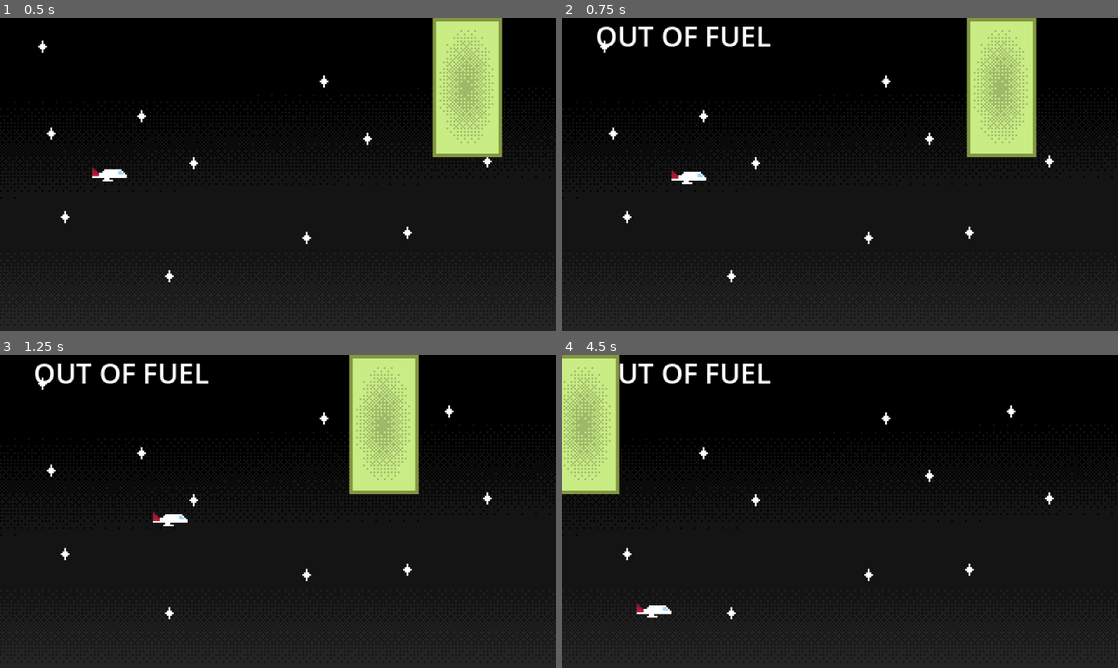
Above: before the commit, frames 1-4 (two rows, left to right).
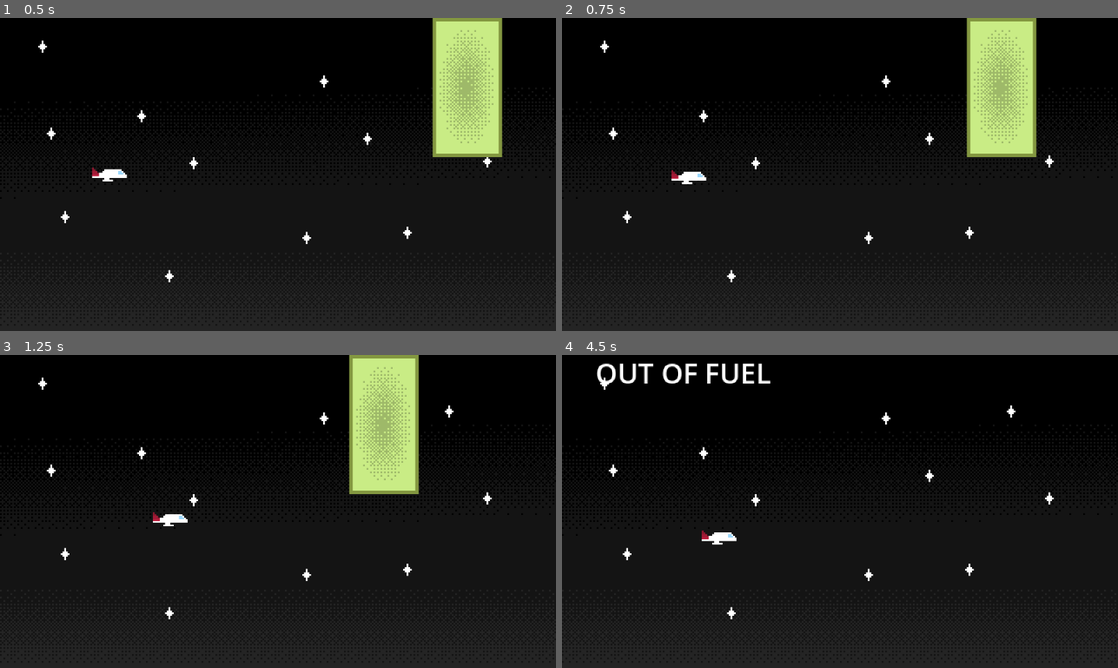
Above: after the commit, the same moments.

Repository: banishlight/cutieware-game
Game: Godot game, scene res://world.tscn
Same seed, same stepped clock (60 frames per second), same inputs: the game is played once before the commit and once after it.
Inputs:
- Up to frame 1 (0.5 s): no input
- Up to frame 2 (0.75 s): hold Right (ui_right) from 0.53 s (still down)
- Up to frame 3 (1.25 s): keep holding Right (ui_right)
- Up to frame 4 (4.5 s): release Right (ui_right) at 1.28 s; hold Down (ui_down) 1.28-2.03 s; hold Right (ui_right) 2.03-2.78 s; hold Up (ui_up) 2.78-3.53 s; hold Left (ui_left) from 3.53 s (still down)

Frame 1 is identical in both runs. In frame 2, 0.8% of the frame differs, in the area x 6-38%, y 2-10%; in frame 3, 0.8%; in frame 4, 5.0%, in the area x 0-32%, y 0-84%.

Commit message:
Add despawn area for obstacles

Diff:
--- a/ship.gd
+++ b/ship.gd
@@ -1,7 +1,7 @@
 extends CharacterBody2D
 
 var SPEED = 50
-var maxFuel = 5
+var maxFuel = 100
 var currentFuel = maxFuel
 
 ## On physics tick...
--- a/world.gd
+++ b/world.gd
@@ -8,12 +8,13 @@
 @onready var spawn_zone: ColorRect = $SpawnZone
 @onready var obstacleTimer: Timer = $ObstacleTimer
 @onready var fuelLabel: Label = $FuelLabel
-
+@onready var despawn_zone: Area2D = $DespawnZone
 func _ready():
 	spawn_zone.hide()
 	deathPlane.area_entered.connect(_check_if_dead)
 	obstacleTimer.timeout.connect(_spawn_obstacle)
 	Events.out_of_fuel.connect(_out_of_fuel)
+	despawn_zone.body_entered.connect(_despawn_obstacle)
 
 
 ## func _physics_process(delta: float) -> void:
@@ -34,3 +35,9 @@
 
 func _out_of_fuel():
 	fuelLabel.text= "OUT OF FUEL"
+
+
+
+func _despawn_obstacle(object: Node2D):
+	print(object)
+	object.queue_free()
--- a/world.tscn
+++ b/world.tscn
@@ -15,6 +15,9 @@
 size = Vector2(360, 20)
 
 [sub_resource type="LabelSettings" id="LabelSettings_tlwt5"]
+
+[sub_resource type="RectangleShape2D" id="RectangleShape2D_036b0"]
+size = Vector2(55, 240)
 
 [node name="World" type="Node2D"]
 script = ExtResource("1_tlwt5")
@@ -49,6 +52,7 @@
 shape = SubResource("RectangleShape2D_tlwt5")
 
 [node name="DeathPlane" type="Area2D" parent="."]
+collision_layer = 0
 metadata/_edit_lock_ = true
 metadata/_edit_group_ = true
 
@@ -66,6 +70,7 @@
 label_settings = SubResource("LabelSettings_tlwt5")
 horizontal_alignment = 1
 vertical_alignment = 1
+metadata/_edit_lock_ = true
 
 [node name="Wall" parent="." instance=ExtResource("4_aqk2v")]
 position = Vector2(280, 0)
@@ -87,3 +92,14 @@
 offset_top = -1.0
 offset_right = 193.0
 offset_bottom = 22.0
+metadata/_edit_lock_ = true
+
+[node name="DespawnZone" type="Area2D" parent="."]
+collision_layer = 0
+collision_mask = 2
+metadata/_edit_lock_ = true
+
+[node name="CollisionShape2D" type="CollisionShape2D" parent="DespawnZone"]
+position = Vector2(-19, 91)
+shape = SubResource("RectangleShape2D_036b0")
+debug_color = Color(0.787252, 0.000234204, 0.718417, 0.42)
Not shown: 1 places in world.tscn that only renumber resources
